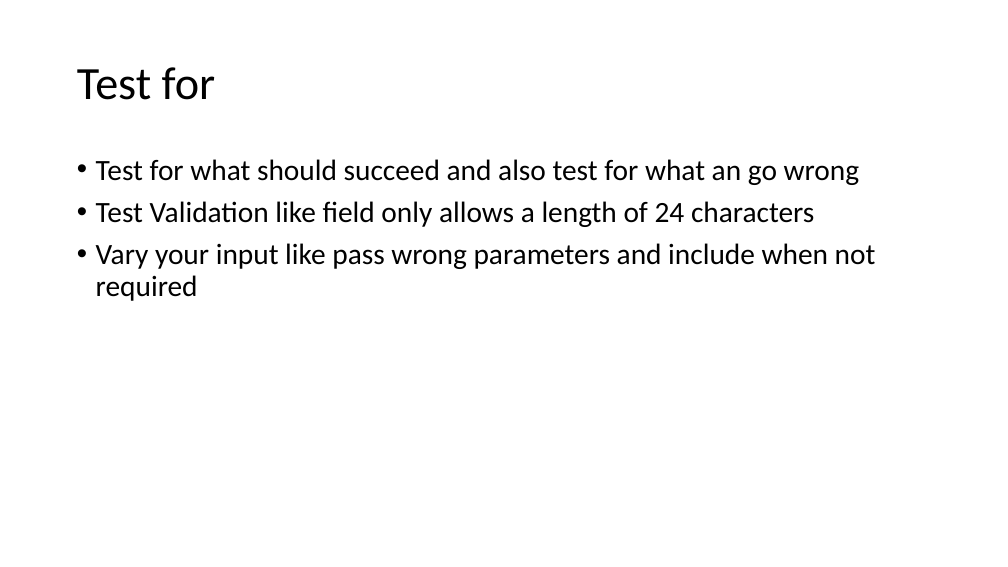
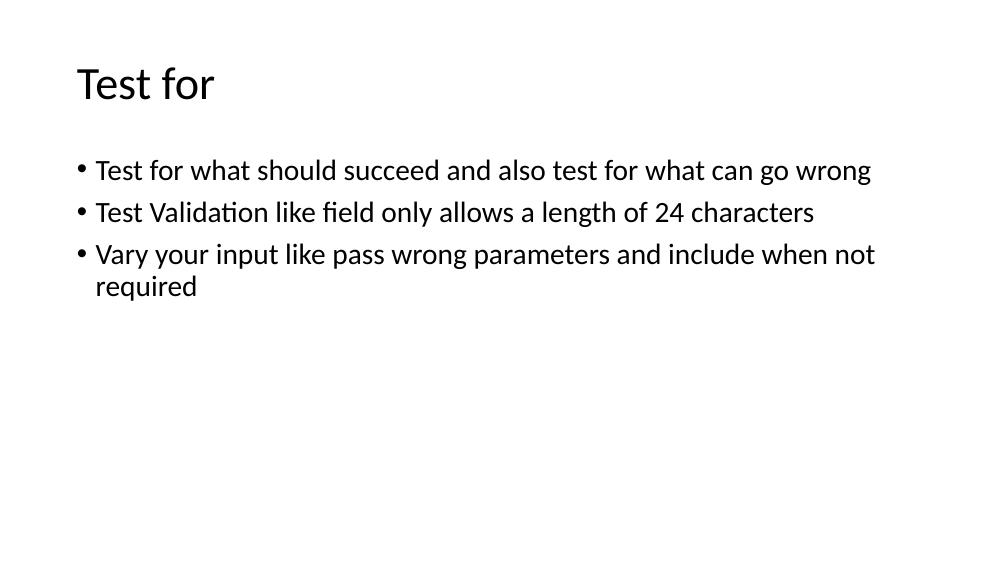
Before and after one commit to CarrieEBeaton/How_Session_Dotnet_Core_Web_Api, a slide deck: slide 7 of Session_1_Md/slides/PostmanTesting.pptx. Drawn at 1008x567 pixels with LibreOffice and Linux fonts; fonts in the diff are those of the drawing. Boxes give left, top, right and bottom in pixels: in the first picture for what was removed or moved away, otherwise in the second. Text is boxed around its words. In the diff, an @@ line names an element or a change of style, - is before the commit and + after.

```diff
--- a/Session_1_Md/slides/PostmanTesting.pptx
+++ b/Session_1_Md/slides/PostmanTesting.pptx
@@ text at <box>96,159,871,185</box>: text changed @@
-• Test for what should succeed and also test for what an go wrong
+• Test for what should succeed and also test for what can go wrong
```
Also in this commit, not shown: 5 other slides changed, 2 other files.
